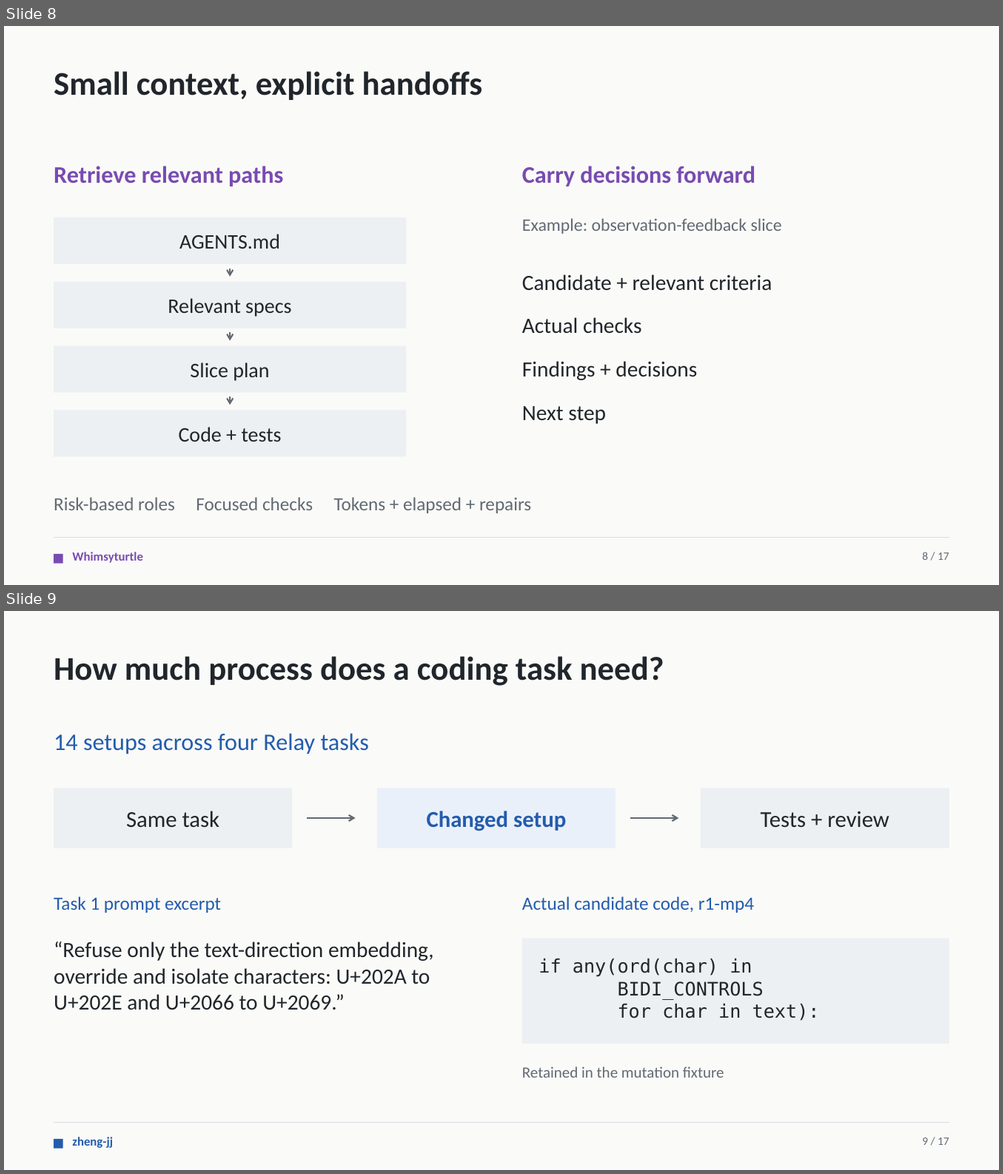
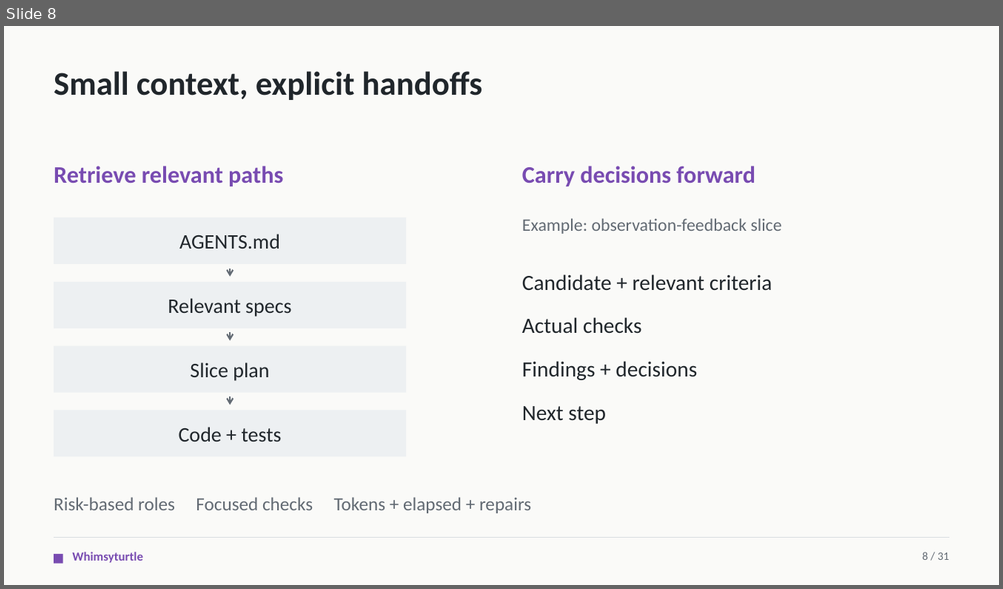
Before and after one commit to CS3227-2610-MP4-Relay/CS3227-2610-MP4, a slide deck: presentations/Relay-MP4.pptx. Shown one above the other, each under a label of ours: slides 8 and 9 before the commit, slide 8 after it. The pictures are 1003x1174 and 1003x589 pixels, drawn with LibreOffice and Linux fonts; fonts in the diff are those of the drawing. Boxes give left, top, right and bottom in pixels: in the first picture for what was removed or moved away, otherwise in the second. Text is boxed around its words. In the diff, an @@ line names an element or a change of style, - is before the commit and + after.

```diff
--- a/presentations/Relay-MP4.pptx
+++ b/presentations/Relay-MP4.pptx
@@ slide 9 removed at box(4, 611, 999, 1170), background #FAFAF8 @@
@@ text removed at box(54, 656, 664, 686) @@
-How much process does a coding task need?
@@ text removed at box(54, 733, 369, 755) @@
-14 setups across four Relay tasks
@@ rectangle removed at box(54, 789, 292, 849) @@
-Same task
@@ rectangle removed at box(377, 789, 615, 849) @@
-Changed setup
@@ rectangle removed at box(700, 789, 948, 849) @@
-Tests + review
@@ arrow removed from (307, 818) to (356, 818) @@
@@ arrow removed from (630, 818) to (678, 818) @@
@@ text removed at box(54, 897, 221, 913) @@
-Task 1 prompt excerpt
@@ text removed at box(522, 897, 754, 913) @@
-Actual candidate code, r1-mp4
@@ text removed at box(54, 942, 434, 1011) @@
-“Refuse only the text-direction embedding, override and isolate characters: U+202A to U+202E and U+2066 to U+2069.”
@@ rectangle removed at box(522, 939, 948, 1045) @@
@@ text removed at box(538, 959, 819, 1021) @@
-if any(ord(char) in
-BIDI_CONTROLS
-for char in text):
@@ text removed at box(522, 1067, 724, 1078) @@
-Retained in the mutation fixture
@@ line removed from (54, 1123) to (949, 1123) @@
@@ rectangle removed at box(54, 1139, 63, 1148) @@
@@ text removed at box(72, 1137, 113, 1148) @@
-zheng-jj
@@ text removed at box(922, 1138, 949, 1145) @@
-9 / 17
@@ slide 8 changed as well @@
@@ text at box(922, 552, 949, 560): text changed @@
-8 / 17
+8 / 31
```
Also in this commit, not shown: 11 other slides changed, 22 slides added, 4 other slides removed, 3 other files.
